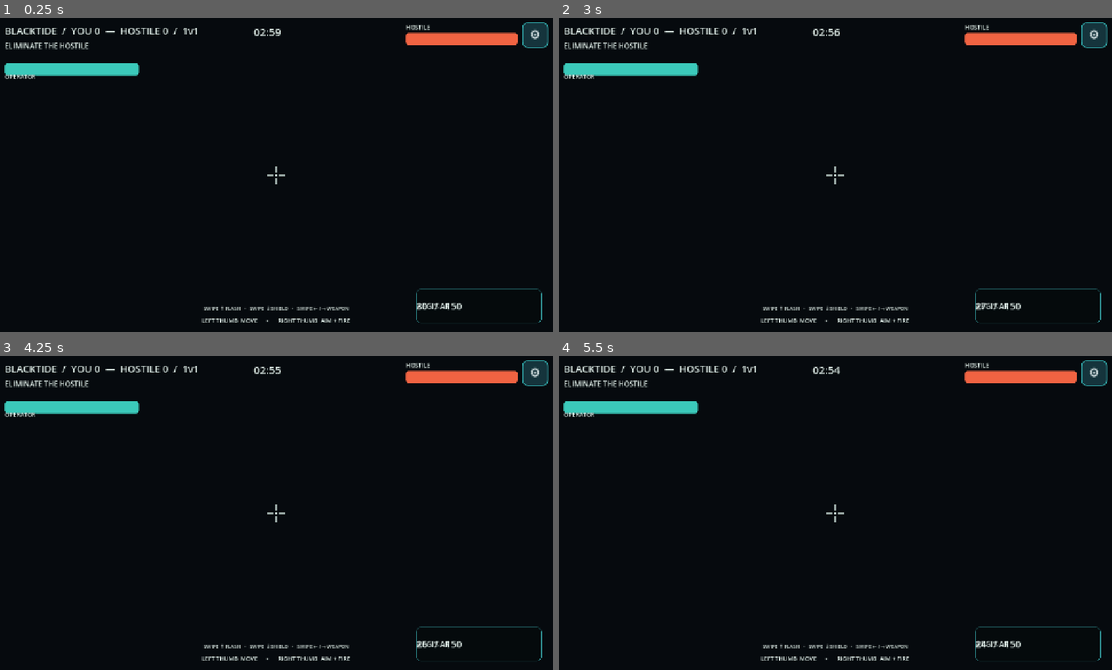
Above: before the commit, frames 1-4 (two rows, left to right).
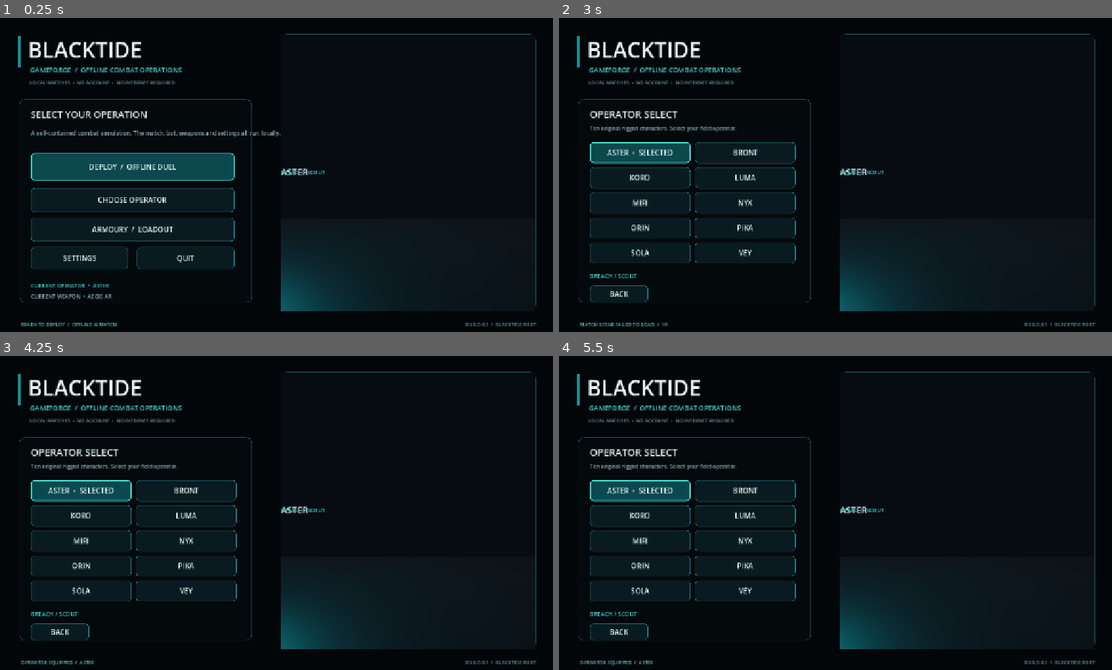
Above: after the commit, the same moments.

Repository: FRFR-FR/frameforge
Game: Godot game, scene res://scenes/main.tscn
The game is run twice, just before and just after one commit, with the same random seed, the same clock (stepped at 60 frames per second) and the same inputs.
Inputs (mouse positions are in pixels of both pictures, inside the frame that each line leads up to):
- Up to frame 1 (0.25 s): no input
- Up to frame 2 (3 s): click (1095, 33) at 0.5 s, where only the run before the commit has a clickable "⚙"; click (1095, 33) at 1.25 s, where only the run before the commit has a clickable "×"; click (691, 165) at 2 s, where only the run after the commit has a clickable "DEPLOY / OFFLINE DUEL"; click (691, 200) at 2.75 s, where only the run after the commit has a clickable "CHOOSE OPERATOR"
- Up to frame 3 (4.25 s): click (82, 491) at 3.5 s, where only the run after the commit has a clickable "ASTER • SELECTED"
- Up to frame 4 (5.5 s): click (747, 491) at 4.25 s, where only the run after the commit has a clickable "BRONT"; click (641, 491) at 5 s, where only the run after the commit has a clickable "ASTER"

The runs differ from the first frame. In frame 1, 14% of the frame differs, in the area x 0-100%, y 1-99%; in frame 2, 12%; in frame 3, 12%; in frame 4, 12%.

Commit message:
GAMEFORGE: make the offline title screen the Android entry point

Diff:
--- a/gameforge/pvp/scenes/main.tscn
+++ b/gameforge/pvp/scenes/main.tscn
@@ -1,6 +1,12 @@
 [gd_scene load_steps=2 format=3]
 
-[ext_resource type="Script" path="res://scripts/pvp_game.gd" id="1"]
+[ext_resource type="Script" path="res://scripts/pvp_frontend.gd" id="1"]
 
-[node name="LoomwildOfflinePvP" type="Node3D"]
+[node name="BLACKTIDE_TitleScreen" type="Control"]
+layout_mode = 3
+anchors_preset = 15
+anchor_right = 1.0
+anchor_bottom = 1.0
+grow_horizontal = 2
+grow_vertical = 2
 script = ExtResource("1")
